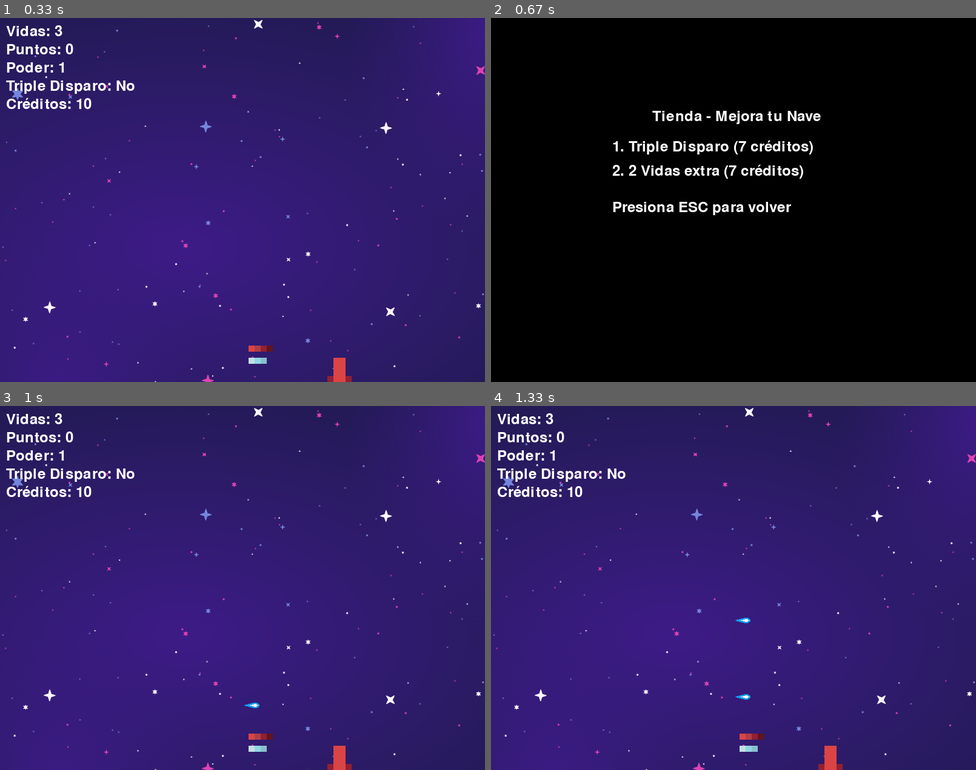
Above: before the commit, frames 1-4 (two rows, left to right).
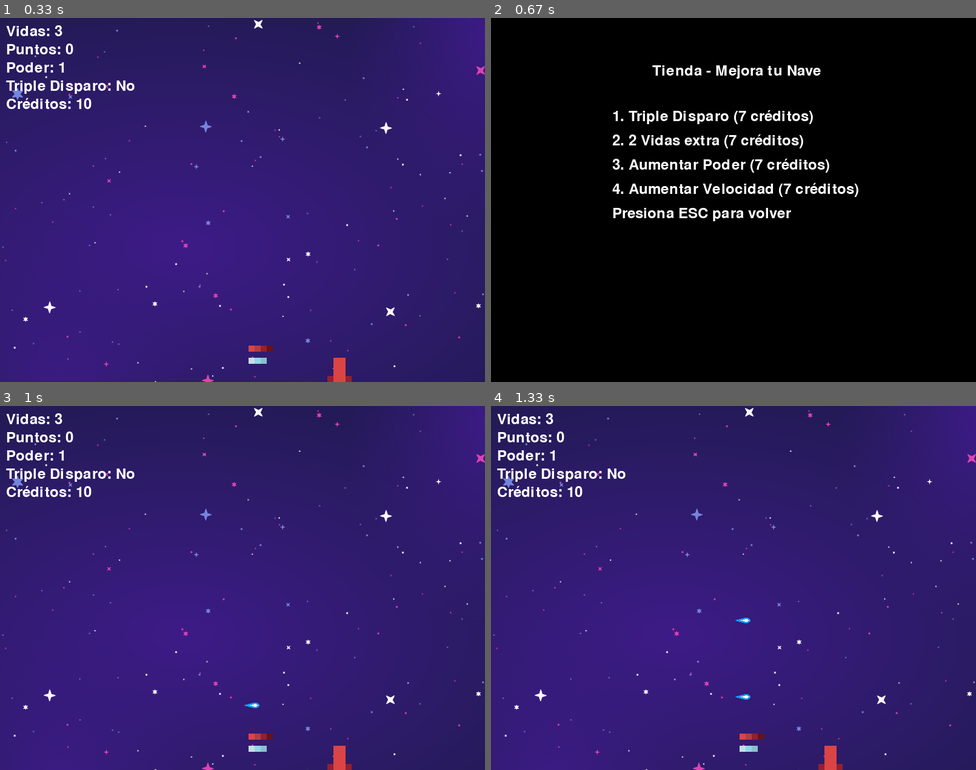
Above: after the commit, the same moments.

Repository: JuanEstebanAstaiza/pygametestkodland
Game: pygame game, started from main.py
Same seed, same stepped clock (60 frames per second), same inputs: the game is played once before the commit and once after it.
Inputs:
- Up to frame 1 (0.33 s): no input
- Up to frame 2 (0.67 s): hold Esc from 0.33 s (still down); hold Right from 0.33 s (still down)
- Up to frame 3 (1 s): release Esc at 0.8 s; release Right at 0.8 s; hold Esc from 0.83 s (still down); tap Space at 0.9 s
- Up to frame 4 (1.33 s): tap Space at 1.2 s; release Esc at 1.3 s

Frame 1 is identical in both runs. In frame 2, 4.5% of the frame differs, in the area x 25-76%, y 13-56%; in frame 3, nothing differs; in frame 4, nothing differs.

Commit message:
Galactic war finalizado

Diff:
--- a/main.py
+++ b/main.py
@@ -13,7 +13,8 @@
 # Colores
 WHITE = (255, 255, 255)
 BLACK = (0, 0, 0)
-RED   = (255, 0, 0)
+RED = (255, 0, 0)
+YELLOW = (255, 255, 0)
 
 # Rutas base para recursos
 BASE_PATH = os.path.dirname(__file__)
@@ -32,9 +33,11 @@
 # Fuente
 font = pygame.font.Font(None, 36)
 
+
 def show_text(text, x, y, color=WHITE):
     label = font.render(text, True, color)
     screen.blit(label, (x, y))
+
 
 # Clase Jugador
 class Player:
@@ -48,9 +51,13 @@
         self.power = 1
         self.triple_shot = False
         self.credits = 10
+        # Flags para evitar compras repetidas (excepto vidas extra)
+        self.triple_bought = False
+        self.power_bought = False
+        self.speed_bought = False
 
     def move(self, keys):
-        # Se elimina la restricción con los bordes
+        # Sin restricciones de colisión con los bordes
         if keys[pygame.K_LEFT]:
             self.x -= self.speed
         if keys[pygame.K_RIGHT]:
@@ -61,18 +68,22 @@
         show_text(f"Vidas: {self.lives}", 10, 10)
         show_text(f"Puntos: {self.score}", 10, 40)
         show_text(f"Poder: {self.power}", 10, 70)
-        show_text(f"Triple Disparo: {'Sí' if self.triple_shot else 'No'}", 10, 100)
+        # Si ya se compró triple shot, se muestra en amarillo.
+        triple_color = YELLOW if self.triple_shot else WHITE
+        show_text(f"Triple Disparo: {'Sí' if self.triple_shot else 'No'}", 10, 100, triple_color)
         show_text(f"Créditos: {self.credits}", 10, 130)
+
 
 # Clase Enemigo
 class Enemy:
     def __init__(self, enemy_type="normal"):
         self.type = enemy_type
+        # Si es normal se usa enemy_img, si es boss se usa boss_img
         self.image = enemy_img if self.type == "normal" else boss_img
         self.x = random.randint(0, WIDTH - self.image.get_width())
         self.y = random.randint(-100, -40)
         self.speed = random.randint(2, 4) if self.type == "normal" else 2
-        # Enemigos normales tienen 1 vida, bosses resisten 3 disparos
+        # Enemigos normales tienen 1 vida; bosses: valor variable
         self.health = 1 if self.type == "normal" else 3
 
     def move(self):
@@ -80,6 +91,7 @@
 
     def draw(self):
         screen.blit(self.image, (self.x, self.y))
+
 
 # Clase Bala
 class Bullet:
@@ -95,6 +107,7 @@
 
     def draw(self):
         screen.blit(self.image, (self.x, self.y))
+
 
 # Función de colisión utilizando rectángulos
 def check_collision(bullets, enemies, player):
@@ -116,15 +129,28 @@
                         player.credits += 1
                 break
 
+
 # Función de la tienda (menú de pausa)
 def shop(player):
     shop_running = True
     while shop_running:
         screen.fill(BLACK)
-        show_text("Tienda - Mejora tu Nave", WIDTH // 3, HEIGHT // 4)
-        show_text("1. Triple Disparo (7 créditos)", WIDTH // 4, HEIGHT // 3)
-        show_text("2. 2 Vidas extra (7 créditos)", WIDTH // 4, int(HEIGHT // 2.5))
-        show_text("Presiona ESC para volver", WIDTH // 4, int(HEIGHT // 2))
+        show_text("Tienda - Mejora tu Nave", WIDTH // 3, HEIGHT // 8)
+        # Opción 1: Triple Disparo (una sola compra)
+        text = "1. Triple Disparo (7 créditos)"
+        color = YELLOW if player.triple_shot else WHITE
+        show_text(text, WIDTH // 4, HEIGHT // 4, color)
+        # Opción 2: 2 Vidas extra (compra ilimitada)
+        show_text("2. 2 Vidas extra (7 créditos)", WIDTH // 4, HEIGHT // 4 + 40)
+        # Opción 3: Aumentar Poder (una sola compra)
+        text = "3. Aumentar Poder (7 créditos)"
+        color = YELLOW if player.power_bought else WHITE
+        show_text(text, WIDTH // 4, HEIGHT // 4 + 80, color)
+        # Opción 4: Aumentar Velocidad (una sola compra)
+        text = "4. Aumentar Velocidad (7 créditos)"
+        color = YELLOW if player.speed_bought else WHITE
+        show_text(text, WIDTH // 4, HEIGHT // 4 + 120, color)
+        show_text("Presiona ESC para volver", WIDTH // 4, HEIGHT // 4 + 160)
         pygame.display.update()
 
         for event in pygame.event.get():
@@ -133,16 +159,28 @@
                 exit()
             if event.type == pygame.KEYDOWN:
                 if event.key == pygame.K_1:
-                    if player.credits >= 7:
+                    if not player.triple_bought and player.credits >= 7:
                         player.triple_shot = True
+                        player.triple_bought = True
                         player.credits -= 7
                 elif event.key == pygame.K_2:
                     if player.credits >= 7:
                         player.lives += 2
                         player.credits -= 7
+                elif event.key == pygame.K_3:
+                    if not player.power_bought and player.credits >= 7:
+                        player.power += 1
+                        player.power_bought = True
+                        player.credits -= 7
+                elif event.key == pygame.K_4:
+                    if not player.speed_bought and player.credits >= 7:
+                        player.speed += 1
+                        player.speed_bought = True
+                        player.credits -= 7
                 elif event.key == pygame.K_ESCAPE:
                     shop_running = False
         pygame.time.delay(50)
+
 
 # Función de Game Over
 def game_over(player):
@@ -163,6 +201,27 @@
                     exit()
         pygame.time.delay(50)
 
+
+# Función de Victoria
+def victory(player):
+    victory_running = True
+    while victory_running:
+        screen.fill(BLACK)
+        show_text("VICTORY", WIDTH // 3, HEIGHT // 3, YELLOW)
+        show_text(f"Puntos: {player.score}", WIDTH // 3, HEIGHT // 2, WHITE)
+        show_text("Presiona ESC para salir", WIDTH // 3, int(HEIGHT // 1.5), WHITE)
+        pygame.display.update()
+        for event in pygame.event.get():
+            if event.type == pygame.QUIT:
+                pygame.quit()
+                exit()
+            if event.type == pygame.KEYDOWN:
+                if event.key == pygame.K_ESCAPE:
+                    pygame.quit()
+                    exit()
+        pygame.time.delay(50)
+
+
 # Función principal
 def main():
     clock = pygame.time.Clock()
@@ -171,6 +230,8 @@
     bullets = []
     last_enemy_spawn_time = time.time()
     group_count = 0  # Cuenta los grupos de enemigos normales generados
+    boss_spawned = False
+    final_boss_defeated = False
 
     running = True
     paused = False
@@ -202,17 +263,30 @@
             keys = pygame.key.get_pressed()
             player.move(keys)
 
-            # Generar enemigos cada 5 segundos
-            if time.time() - last_enemy_spawn_time > 5:
-                group_count += 1
-                # Generar 3 enemigos normales
-                for _ in range(3):
-                    enemies.append(Enemy("normal"))
-                # Cada 3 grupos, generar 2 bosses
-                if group_count % 3 == 0:
-                    for _ in range(2):
-                        enemies.append(Enemy("boss"))
-                last_enemy_spawn_time = time.time()
+            # Si el jugador tiene menos de 1000 puntos, generar enemigos normales y bosses cada 3 grupos
+            if player.score < 1000:
+                if time.time() - last_enemy_spawn_time > 5:
+                    group_count += 1
+                    # Generar 3 enemigos normales
+                    for _ in range(3):
+                        enemies.append(Enemy("normal"))
+                    # Cada 3 grupos, generar 2 bosses (resistencia normal de 3 disparos)
+                    if group_count % 3 == 0:
+                        for _ in range(2):
+                            enemies.append(Enemy("boss"))
+                    last_enemy_spawn_time = time.time()
+            else:
+                # Fase final: detener la generación de enemigos normales
+                # Si aún no se ha generado el boss final, se crea uno con 20 de salud
+                if not boss_spawned:
+                    enemies = []  # Se limpian enemigos previos
+                    final_boss = Enemy("boss")
+                    final_boss.health = 20
+                    # Ubicar al boss en el centro superior
+                    final_boss.x = WIDTH // 2 - final_boss.image.get_width() // 2
+                    final_boss.y = 50
+                    enemies.append(final_boss)
+                    boss_spawned = True
 
             # Actualizar y dibujar enemigos
             for enemy in enemies[:]:
@@ -220,14 +294,14 @@
                 enemy.draw()
                 # Si el enemigo pasa la zona del jugador, se le resta una vida
                 if enemy.y > player.y + player.image.get_height():
-                    enemies.remove(enemy)
+                    if enemy in enemies:
+                        enemies.remove(enemy)
                     player.lives -= 1
 
             # Actualizar y dibujar balas
             for bullet in bullets[:]:
                 bullet.move()
                 bullet.draw()
-                # Remover bala si sale de la pantalla
                 if bullet.y < 0:
                     if bullet in bullets:
                         bullets.remove(bullet)
@@ -235,7 +309,11 @@
             # Comprobar colisiones
             check_collision(bullets, enemies, player)
 
-            # Dibujar jugador
+            # Si en la fase final el boss es derrotado, se muestra la pantalla de victoria
+            if boss_spawned and len(enemies) == 0:
+                final_boss_defeated = True
+                victory(player)
+
             player.draw()
 
         pygame.display.update()
@@ -247,5 +325,6 @@
 
     pygame.quit()
 
+
 if __name__ == "__main__":
     main()
